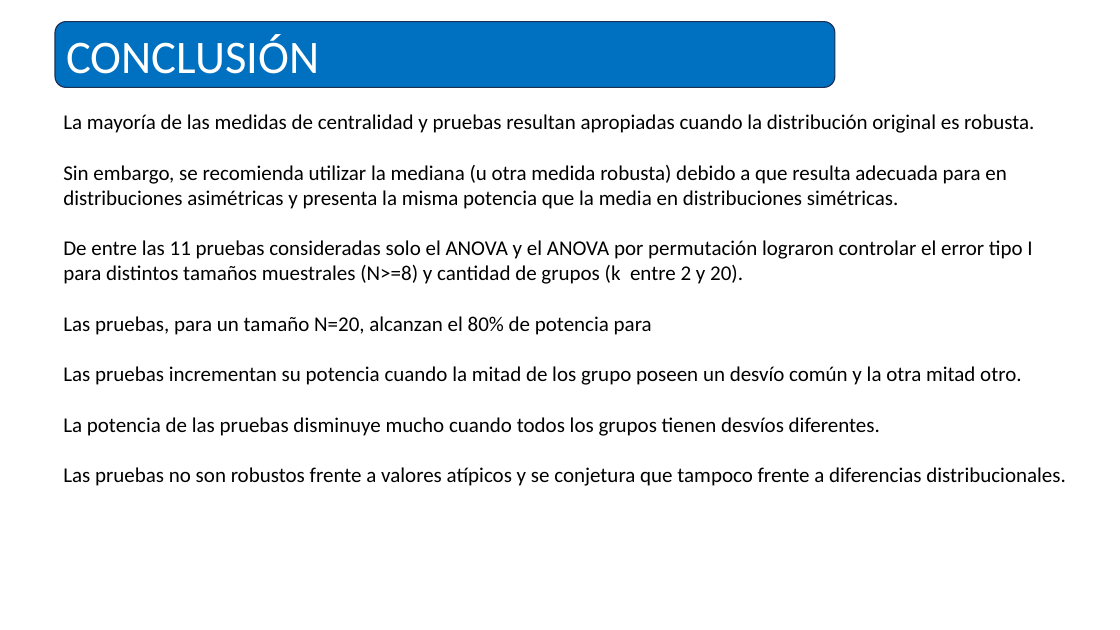
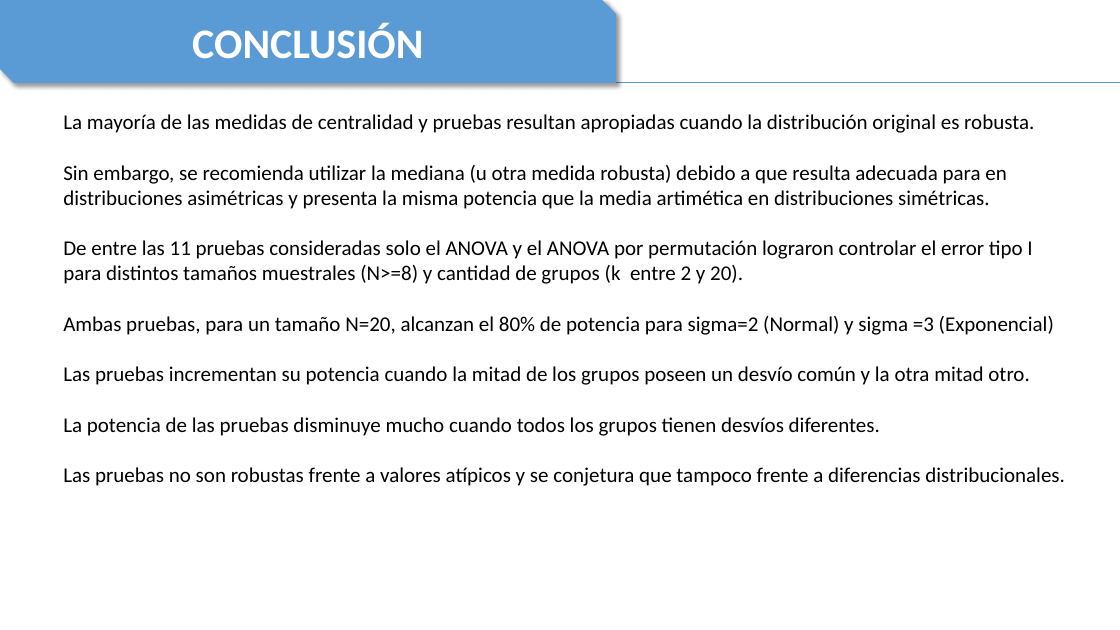
Before and after one commit to TheNaranjero/sae-2026, a slide deck: slide 16 of Presentation1.pptx (slide 12 before the commit). Drawn at 1120x630 pixels with LibreOffice and Linux fonts; fonts in the diff are those of the drawing. Boxes give left, top, right and bottom in pixels: in the first picture for what was removed or moved away, otherwise in the second. Text is boxed around its words. In the diff, an @@ line names an element or a change of style, - is before the commit and + after.

```diff
--- a/Presentation1.pptx
+++ b/Presentation1.pptx
@@ snip diag rect "CONCLUSIÓN": place and size @@
-snip diag rect "CONCLUSIÓN" at [55,22,834,87]
+snip diag rect "CONCLUSIÓN" at [0,0,616,83]
@@ snip diag rect "CONCLUSIÓN" at [0,0,616,83]: size 40 to 36 pt, bold on; alignment left to centre; rounded rectangle to snip diag rect; fill #0070C0 to #5B9BD5; outline #1E3256 1 pt to none; shadow on @@
@@ line added from (19, 82) to (1120, 82), #5B9BD5 0.5 pt @@
@@ text at [63,165,1006,209]: text changed @@
-Sin embargo, se recomienda utilizar la mediana (u otra medida robusta) debido a que resulta adecuada para en distribuciones asimétricas y presenta la misma potencia que la media en distribuciones simétricas.
+Sin embargo, se recomienda utilizar la mediana (u otra medida robusta) debido a que resulta adecuada para en distribuciones asimétricas y presenta la misma potencia que la media artimética en distribuciones simétricas.
@@ text at [63,316,1054,385]: text changed @@
-Las pruebas, para un tamaño N=20, alcanzan el 80% de potencia para
-Las pruebas incrementan su potencia cuando la mitad de los grupo poseen un desvío común y la otra mitad otro.
+Ambas pruebas, para un tamaño N=20, alcanzan el 80% de potencia para sigma=2 (Normal) y sigma =3 (Exponencial)
+Las pruebas incrementan su potencia cuando la mitad de los grupos poseen un desvío común y la otra mitad otro.
@@ text at [63,467,1065,486]: text changed @@
-Las pruebas no son robustos frente a valores atípicos y se conjetura que tampoco frente a diferencias distribucionales.
+Las pruebas no son robustas frente a valores atípicos y se conjetura que tampoco frente a diferencias distribucionales.
```
Also in this commit, not shown: 7 other slides changed, 9 slides added, 4 slides removed, 9 other files.
